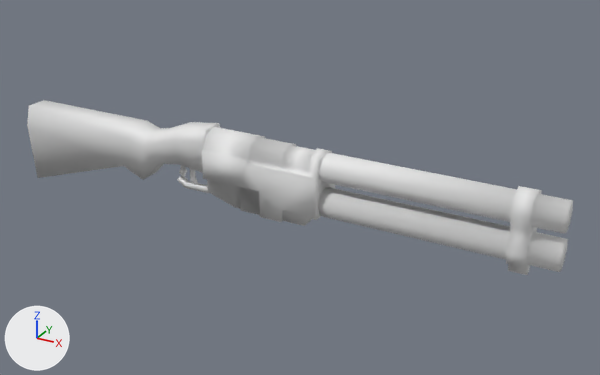
The glTF model assets/models/guns/boomstick/grave_boomstick.glb: old version first, new version second.
Rendered twice from a 50 mm camera at (5.77, -7.59, 3.55) aimed at (1.48, 0.21, -0.35). Every picture has the same lights, and +X, +Y and +Z are marked at lower left.

Script lines for the objects in view, before the commit:
```python
me_cube_094 = bpy.data.meshes.new('Cube.094')
me_cube_094.from_pydata(...)  # 319 vertices, 612 faces; spans x -0.12..4.54, y -0.25..0.25, z -0.66..0.29
me_cube_095 = bpy.data.meshes.new('Cube.095')
me_cube_095.from_pydata(...)  # 58 vertices, 112 faces; spans x -2.42..0.43, y -0.2..0.2, z -0.9..0.29
ob_cube_079 = bpy.data.objects.new('Cube.079', me_cube_094)
ob_cube_079.location = (0.0, 0.0, 0.0)
ob_cube_080 = bpy.data.objects.new('Cube.080', me_cube_095)
ob_cube_080.location = (0.0, 0.0, 0.0)
```
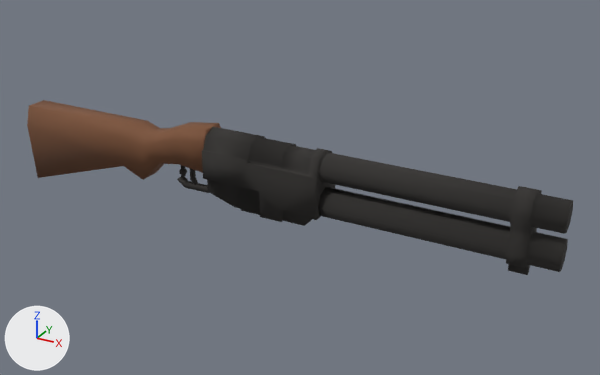
Changed parts and their boxes [x1, y1, x2, y2] in the pictures (600 x 375 px):
'Cube.079', recoloured (grey to black)
    both: [177, 127, 573, 275]
'Cube.080', recoloured (white to brown)
    both: [27, 100, 221, 180]

The change, as a diff of the scene's bpy script:
```diff
--- a/assets/models/guns/boomstick/grave_boomstick.glb.py
+++ b/assets/models/guns/boomstick/grave_boomstick.glb.py
@@ mat_gun_metal_003 @@
+mat_gun_metal_003 = principled_material('gun_metal.003')
+mat_gun_metal_003.base_color = (0.199, 0.0811, 0.0355)  # brown #7b5035
+mat_gun_metal_003.roughness = 0.824
@@ mat_gun_metal_001 @@
+mat_gun_metal_001 = principled_material('gun_metal.001')
+mat_gun_metal_001.base_color = (0.0383, 0.0354, 0.0328)  # black #373533
+mat_gun_metal_001.metallic = 0.171
+mat_gun_metal_001.roughness = 1.0
@@ me_cube_094 @@
 me_cube_094.from_pydata(...)  # 319 vertices, 612 faces; spans x -0.12..4.54, y -0.25..0.25, z -0.66..0.29
+me_cube_094.materials.append(mat_gun_metal_001)  # black #373533
@@ me_cube_095 @@
 me_cube_095.from_pydata(...)  # 58 vertices, 112 faces; spans x -2.42..0.43, y -0.2..0.2, z -0.9..0.29
+me_cube_095.materials.append(mat_gun_metal_003)  # brown #7b5035
```
